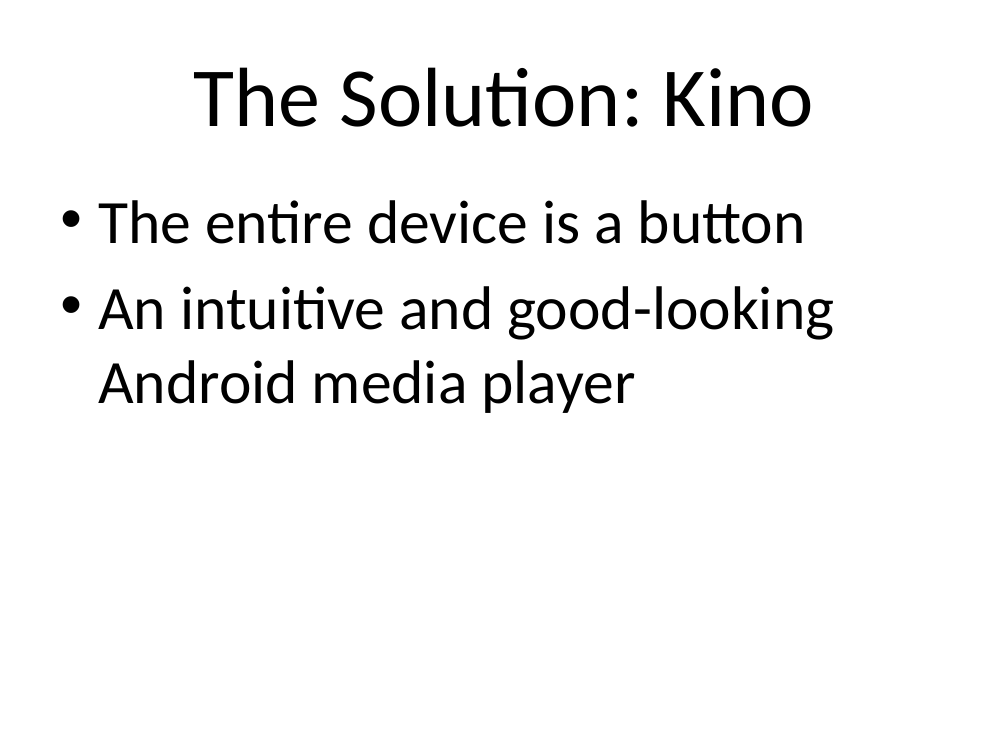
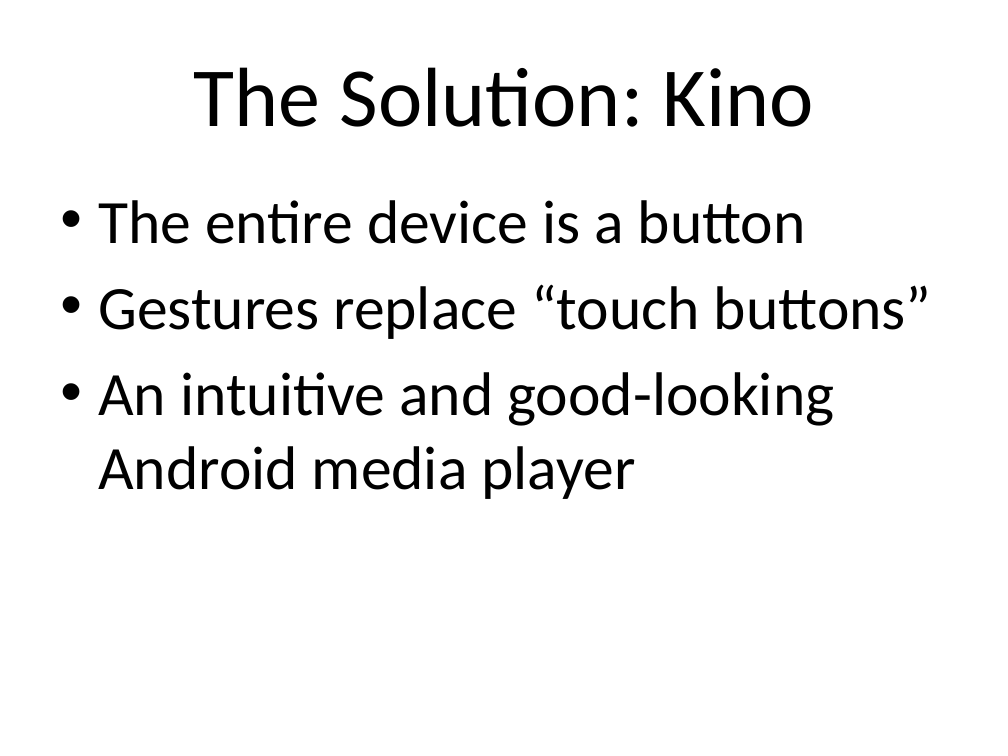
Before and after one commit to chibicorpse/kinoplayer, a slide deck: slide 4 of Docs/Presentation/Kino.pptx. Drawn at 1008x756 pixels with LibreOffice and Linux fonts; fonts in the diff are those of the drawing. Boxes give left, top, right and bottom in pixels: in the first picture for what was removed or moved away, otherwise in the second. Text is boxed around its words. In the diff, an @@ line names an element or a change of style, - is before the commit and + after.

```diff
--- a/Docs/Presentation/Kino.pptx
+++ b/Docs/Presentation/Kino.pptx
@@ text at [98, 284, 932, 339]: paragraph added @@
+• Gestures replace “touch buttons”
```
Also in this commit, not shown: 3 other slides changed.
